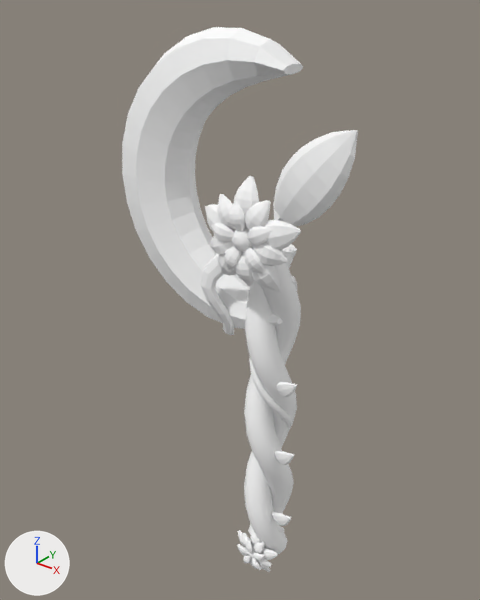
A saved change to the OBJ model src/main/resources/assets/sunlit_journal_core/models/fantasy/black_rose/axe.obj.
Both versions are drawn from a 50 mm camera at (1.087, -1.323, 1.069) aimed at (0.414, -0.482, 0.548). Lighting does not change. The marker at lower left points along +X, +Y and +Z. The older version comes first. Where no turn or scale is listed for an object, it has been applied to the vertices. Vertices at exactly the same position are counted once.

In view in the first picture: 'axe'.
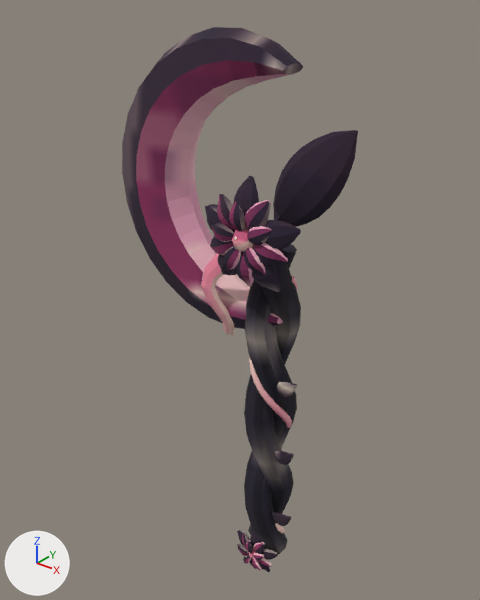
Location of each change, (x1, y1, x2, y2) in pixels of the pictures (480 x 600 px):
'axe', surface changed (darker): (122, 27, 358, 572) in both

What changed in the scene script:
```text
Add img_light:
    img_light = load_image('light', '../../../textures/item/fantasy_materials/black_rose/light.png', 64, 64, 'sRGB')
Add img_main:
    img_main = load_image('main', '../../../textures/item/fantasy_materials/black_rose/main.png', 64, 64, 'sRGB')
Add img_edge:
    img_edge = load_image('edge', '../../../textures/item/fantasy_materials/black_rose/edge.png', 64, 64, 'sRGB')
Add img_accent:
    img_accent = load_image('accent', '../../../textures/item/fantasy_materials/black_rose/accent.png', 16, 16, 'sRGB')
Add img_shade:
    img_shade = load_image('shade', '../../../textures/item/fantasy_materials/black_rose/shade.png', 64, 64, 'sRGB')
Add img_grip:
    img_grip = load_image('grip', '../../../textures/item/fantasy_materials/black_rose/grip.png', 32, 32, 'sRGB')
Add img_grip_shade:
    img_grip_shade = load_image('grip_shade', '../../../textures/item/fantasy_materials/black_rose/grip_shade.png', 32, 32, 'sRGB')
Change mat_grip_shade:
    mat_grip_shade.texture: img_fantasy_white -> img_grip_shade
Change mat_grip:
    mat_grip.texture: img_fantasy_white -> img_grip
Change mat_shade:
    mat_shade.texture: img_fantasy_white -> img_shade
Change mat_accent:
    mat_accent.texture: img_fantasy_white -> img_accent
Change mat_edge:
    mat_edge.texture: img_fantasy_white -> img_edge
Change mat_main:
    mat_main.texture: img_fantasy_white -> img_main
Change mat_light:
    mat_light.texture: img_fantasy_white -> img_light
Change me_axe:
    where me_axe.from_pydata(...)  # 3410 vertices, 6640 faces; spans x 0.167..0.636, y -0.598..-0.446, z -0.002..1.003
    used by ob_axe; location = (0.0, 0.0, 0.0)
    me_axe part 1: texture (UV) coordinates of 6638 of 6640 faces, centred in x 0.176..0.635, y -0.597..-0.449, z -0.001..0.998, changed; they spanned u 0.5..0.5, v 0.5..0.5 and now span u 0.0..1.0, v 0.0..1.0
```
